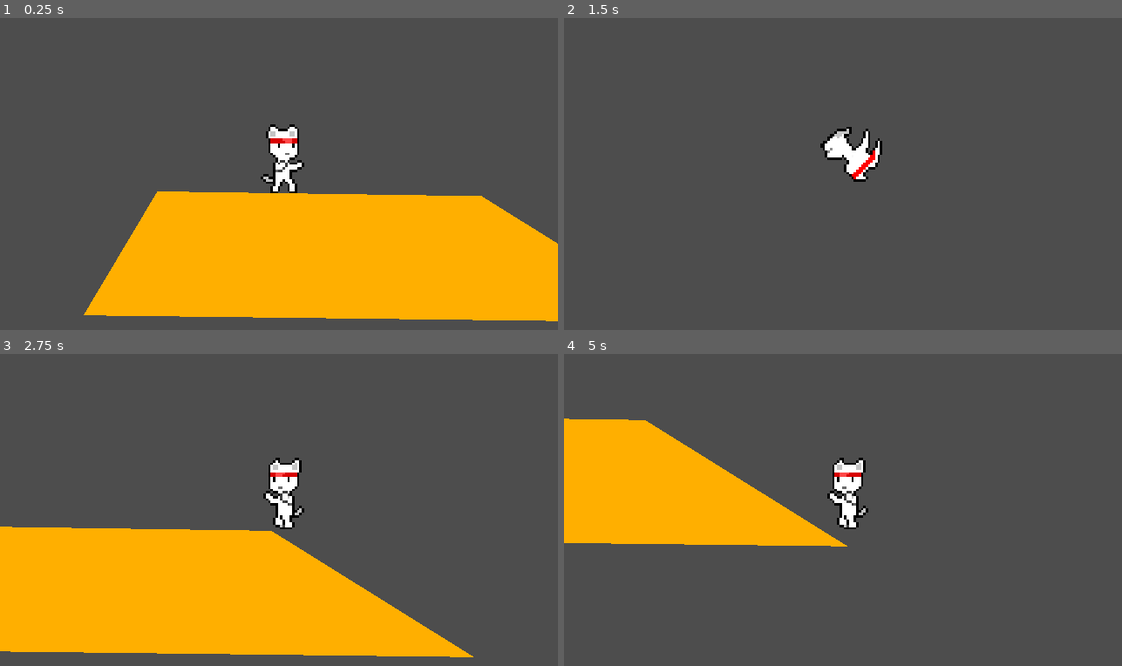
Above: before the commit, frames 1-4 (two rows, left to right).
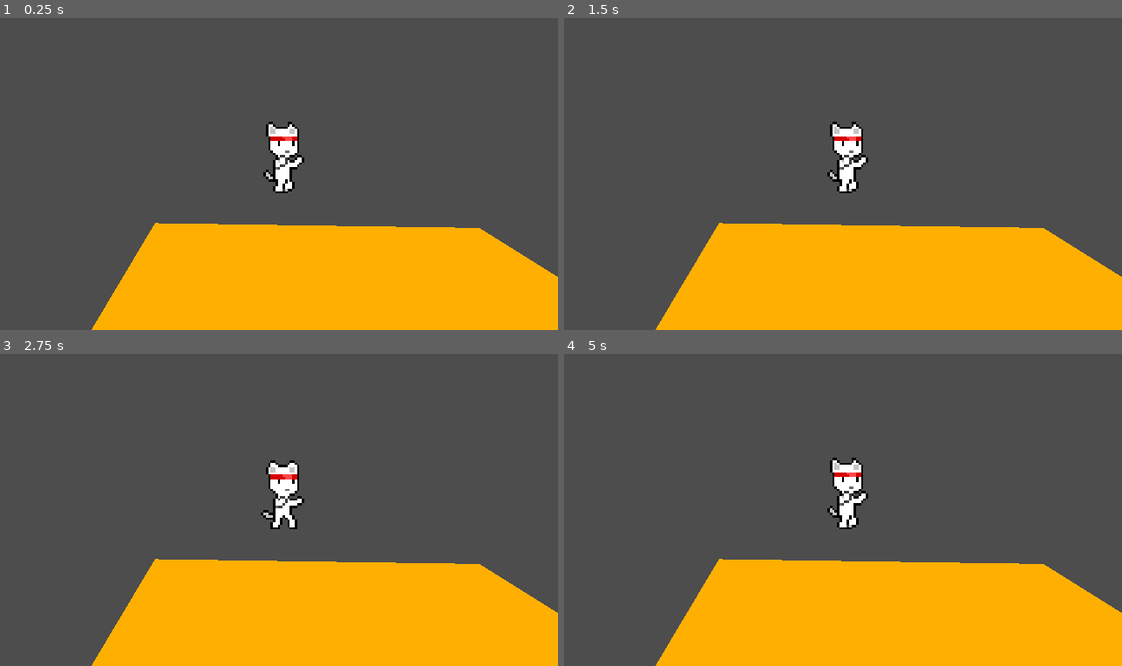
Above: after the commit, the same moments.

Repository: Mr-Carrot0/spear-guy
Game: Godot game, scene res://Scenes/level-test.tscn
The game is run twice, just before and just after one commit, with the same random seed, the same clock (stepped at 60 frames per second) and the same inputs.
Inputs:
- Up to frame 1 (0.25 s): no input
- Up to frame 2 (1.5 s): hold Right (move_right) from 0.53 s (still down); tap Space (jump) at 0.77 s
- Up to frame 3 (2.75 s): tap Space (jump) at 1.52 s; release Right (move_right) at 2.03 s; hold Left (move_left) from 2.03 s (still down)
- Up to frame 4 (5 s): release Left (move_left) at 2.78 s; hold Right (move_right) 2.78-4.28 s; tap Space (jump) at 3.02, 3.77, 4.52 s; hold Left (move_left) from 4.28 s (still down)

The runs differ from the first frame. In frame 1, 12% of the frame differs, in the area x 15-100%, y 33-100%; in frame 2, 26%; in frame 3, 23%; in frame 4, 39%, in the area x 0-100%, y 20-100%.
Error before the commit: Parse Error: Class "Spear" hides a global script class. (res://Assets/Scripts/Spear.gd:2)

Commit message:
so the path is correct

Diff:
--- a/Assets/scripts/Player.gd
+++ b/Assets/Scripts/Player.gd
@@ -20,6 +20,7 @@
 	_tree.active = true
 
 func _physics_process(_delta) -> void:
+	print("hi")
 	# Handle jump.
 	if Input.is_action_just_pressed("jump") and is_on_floor():
 		velocity.y = jmp_vel
@@ -29,6 +30,7 @@
 		_tree["parameters/spin/request"] = AnimationNodeOneShot.ONE_SHOT_REQUEST_FIRE
 
 	var x_dir = Input.get_axis("move_left", "move_right")
+	print(x_dir)
 	velocity.x = x_dir * speed if x_dir else move_toward(velocity.x, 0, speed)
 
 	if x_dir != 0:
--- a/Scenes/level-test.tscn
+++ b/Scenes/level-test.tscn
@@ -7,7 +7,8 @@
 [node name="Node2D" type="Node2D"]
 
 [node name="Player" parent="." instance=ExtResource("1_7n1tk")]
-position = Vector2(323, 208)
+position = Vector2(324, 195)
+script = null
 
 [node name="Camera2D" type="Camera2D" parent="Player"]
 position = Vector2(-2, 8)
@@ -18,6 +19,7 @@
 
 [node name="Control" type="Control" parent="Player/Camera2D/CanvasLayer"]
 layout_mode = 3
+anchors_preset = 15
 anchor_right = 1.0
 anchor_bottom = 1.0
 offset_right = 1.0
Renamed: Assets/scripts/Weapon.gd -> Assets/Scripts/Weapon.gd
